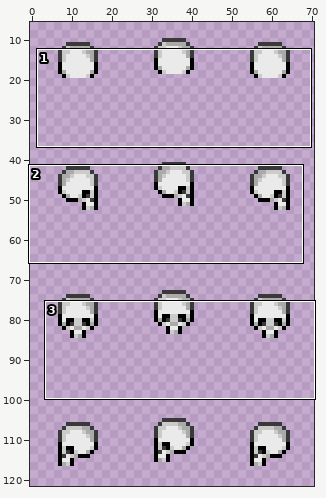
Two states of a sprite sheet, spriteData/09/12.gif. Above, an overview of the earlier version with the close-up marked.
Close-up. Before the commit:
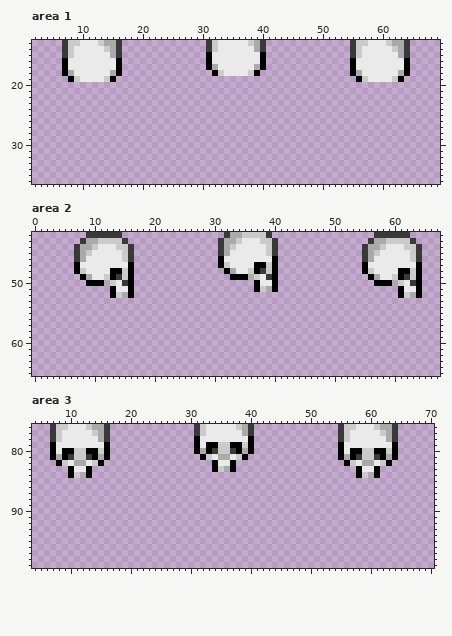
The file is 72x128 pixels. Shown: area 1: x 2..69, y 13..36; area 2: x 0..67, y 42..65; area 3: x 4..70, y 76..99. The old version is drawn lined up with the new one. The wide view leaves out empty margins. The commit also changed other parts of the picture, which this record leaves out.
Once edited:
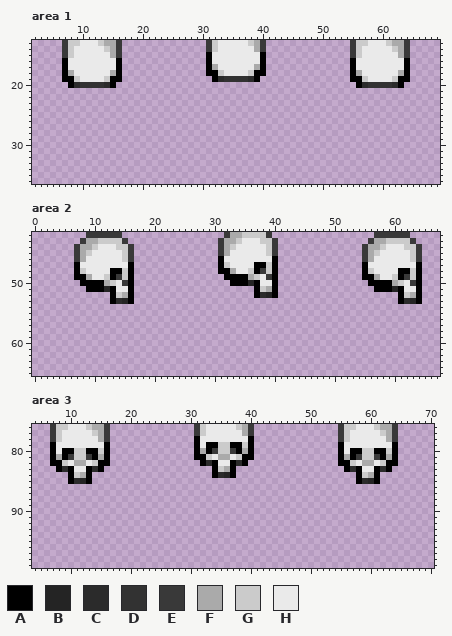
Palette (. is transparent): A #000000  B #242424  C #2b2b2b  D #323232  E #393939  F #aaaaaa  G #cbcbcb  H #eaeaea
The exact change:
drawings rearranged on the sheet (the old picture shows each at its new place)
Area 1:
There is now colour A in row 18 at x 31 and 40; in row 19 at x 7, 16, 32, 39, 55 and 64; in row 20 at x 8, 15, 56 and 63.
There is now colour C in row 19 at x 33 and 38; in row 20 at x 9, 14, 57 and 62.
There is now colour D in row 19 at x 34 to 37; in row 20 at x 10 to 13 and 58 to 61.
Area 2:
There is now colour A in row 48 at x 31; in row 49 at x 7, 32 and 55; in row 50 at x 8, 33 to 35 and 56; in row 51 at x 9 to 11 and 57 to 59; in row 52 at x 37 and 40; in row 53 at x 13, 16, 61 and 64.
There is now colour B in row 50 at x 36; in row 51 at x 12 and 60; in row 52 at x 39; in row 53 at x 15 and 63.
There is now colour C in row 52 at x 38; in row 53 at x 14 and 62.
Area 3:
There is now colour A in row 81 at x 31 and 40; in row 82 at x 7, 16, 32, 39, 55 and 64; in row 83 at x 8, 15, 56 and 63; in row 84 at x 34 and 37; in row 85 at x 10, 13, 58 and 61.
There is now colour B in row 84 at x 36; in row 85 at x 12 and 60.
There is now colour C in row 82 at x 33 and 38; in row 83 at x 9, 14, 57 and 62; in row 84 at x 35; in row 85 at x 11 and 59.
